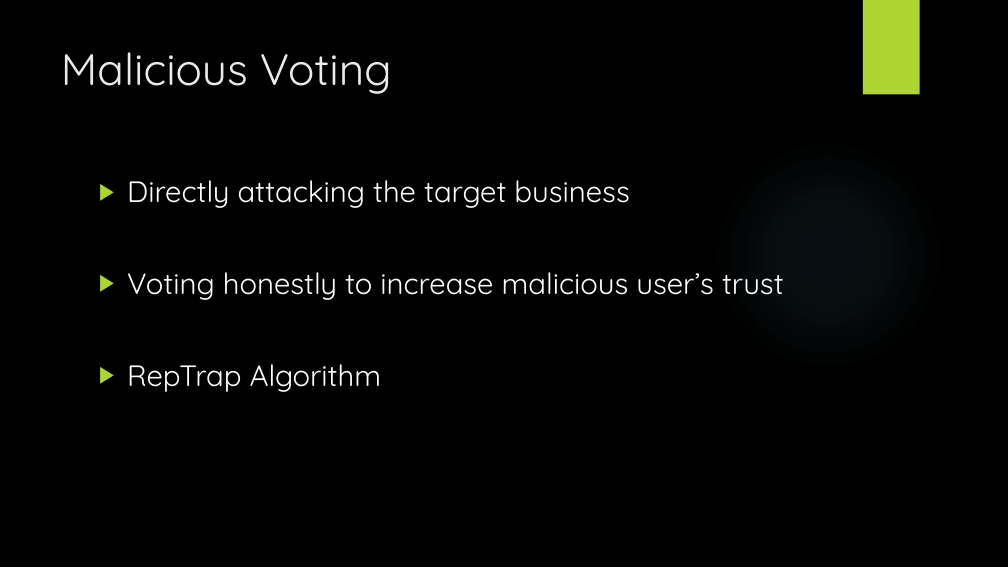
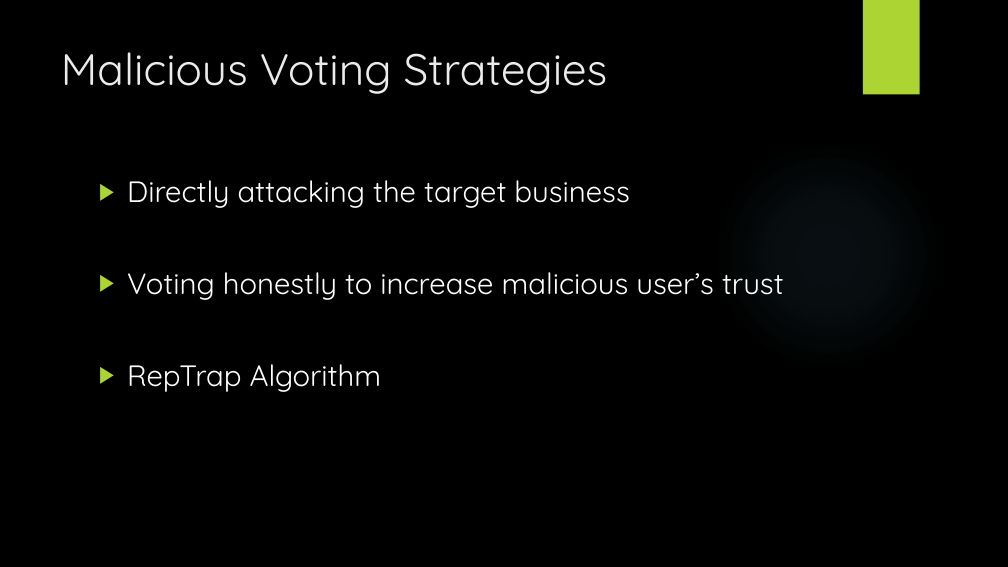
Before and after one commit to jkubath/User-Trust-and-Malicious-Voting, a slide deck: slide 3 of User Trust and Malicious Voting.pptx. Drawn at 1008x567 pixels with LibreOffice and Linux fonts; fonts in the diff are those of the drawing; background and template pictures are left out. Boxes give left, top, right and bottom in pixels: in the first picture for what was removed or moved away, otherwise in the second. Text is boxed around its words. In the diff, an @@ line names an element or a change of style, - is before the commit and + after.

Commit message:
Final presentation

```diff
--- a/User Trust and Malicious Voting.pptx
+++ b/User Trust and Malicious Voting.pptx
@@ title at box(61, 52, 608, 94): text changed @@
-Malicious Voting
+Malicious Voting Strategies
```
